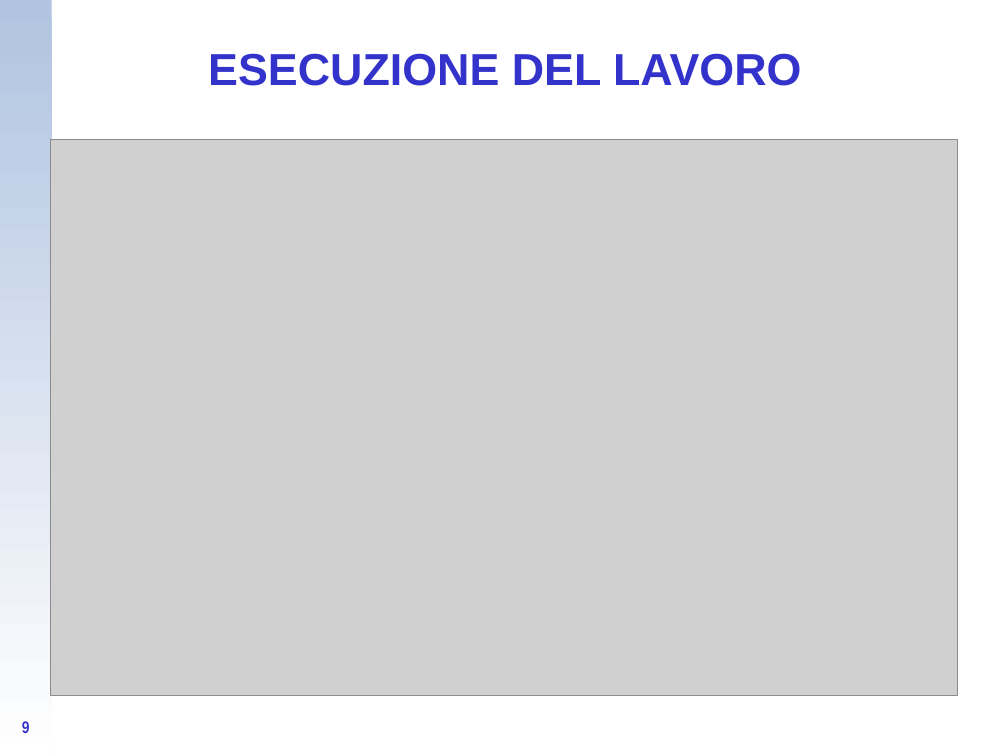
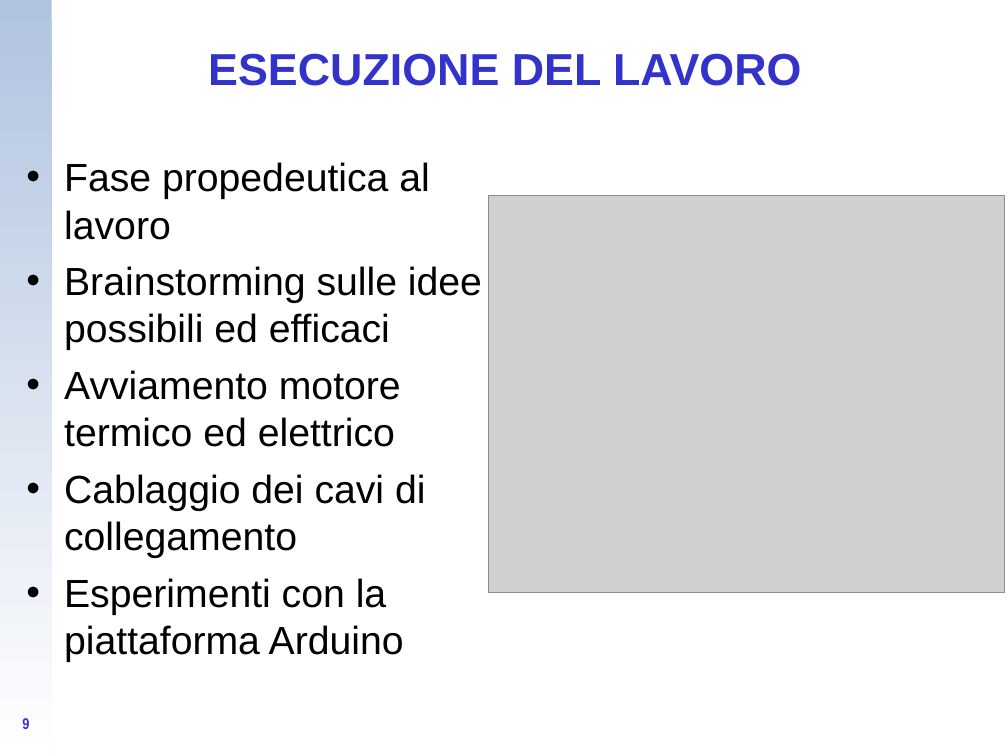
Before and after one commit to CampelloManuel/progetto-esame, a slide deck: slide 9 of tesina/Fusco Alberto.ppt. Drawn at 1008x756 pixels with LibreOffice and Linux fonts; fonts in the diff are those of the drawing; grey boxes stand for pictures; background and template pictures are left out. Boxes give left, top, right and bottom in pixels: in the first picture for what was removed or moved away, otherwise in the second. Text is boxed around its words. In the diff, an @@ line names an element or a change of style, - is before the commit and + after.

```diff
--- a/tesina/Fusco Alberto.ppt
+++ b/tesina/Fusco Alberto.ppt
@@ picture removed at [50,140,958,696] @@
@@ text added at [64,162,482,662], 28 pt, text #000000 @@
+• Fase propedeutica al lavoro
+• Brainstorming sulle idee possibili ed efficaci
+• Avviamento motore termico ed elettrico
+• Cablaggio dei cavi di collegamento
+• Esperimenti con la piattaforma Arduino
@@ picture added at [488,196,1004,593] @@
@@ page number at [22,718,29,729]: size 12 to 11.1 pt; line spacing 1 to 0.9 @@
```
Also in this commit, not shown: 4 other slides changed, 5 slides added, 5 slides removed.
